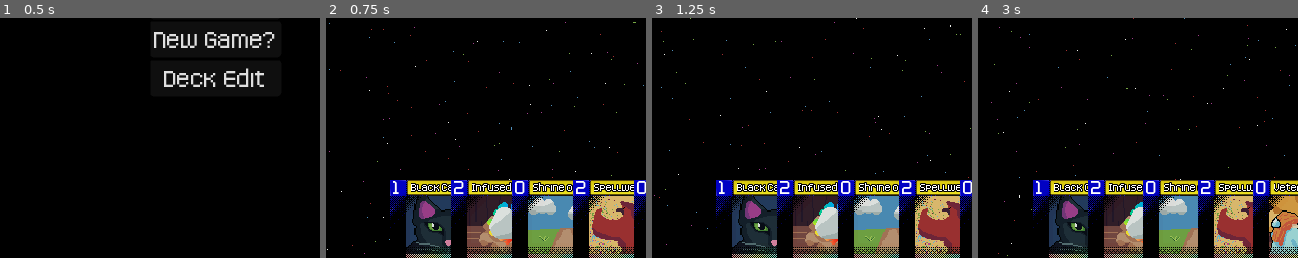
Above: before the commit, frames 1-4 (left to right).
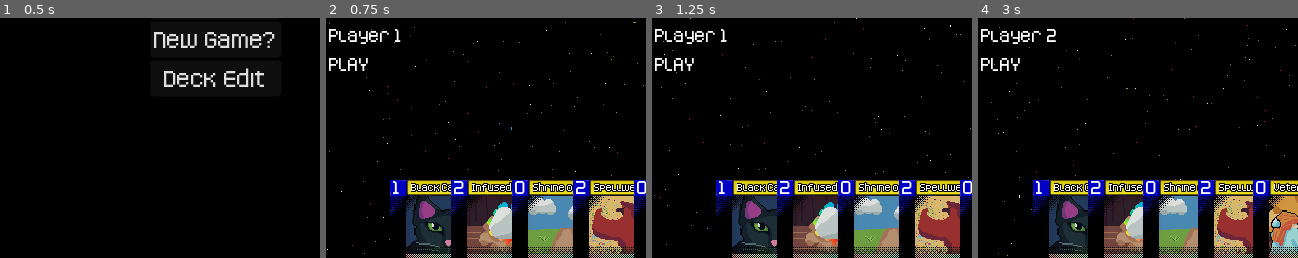
Above: after the commit, the same moments.

Repository: ColbySchexnayder/mana-stream
Game: Godot game, scene res://Scenes/titleScreen.tscn
Same seed, same stepped clock (60 frames per second), same inputs: the game is played once before the commit and once after it.
Inputs (mouse positions are % of the whole screen's width and height, from its top left):
- Up to frame 1 (0.5 s): no input
- Up to frame 2 (0.75 s): click "New Game?" at 0.5 s
- Up to frame 3 (1.25 s): no input
- Up to frame 4 (3 s): click (91, 82) at 1.25 s; click (9, 19) at 2 s; click "Pass?" at 2.75 s
The pictures show only the part of the screen within x 0-50%, y 50-100%; the shares and areas given below are measured in that part.

Frame 1 is identical in both runs. In frame 2, 0.7% of the frame differs, in the area x 0-24%, y 4-23%; in frame 3, 0.7%; in frame 4, 0.8%, in the area x 0-25%, y 4-23%.

Commit message:
card selection after attacks works again. Blocking still broke

Diff:
--- a/Cards/Card.gd
+++ b/Cards/Card.gd
@@ -164,6 +164,7 @@
 func _on_attack_button_pressed() -> void:
 	GmManager.emit_signal("_card_attack", self)
 	attacking()
+	#GmManager.emit_signal("_card_select", self)
 
 
 func _on_block_button_pressed() -> void:
--- a/Cards/CardScripts/BriarPatch.gd
+++ b/Cards/CardScripts/BriarPatch.gd
@@ -30,6 +30,7 @@
 	if !revealed and currentPosition == Card.position.IN_MANA:
 		if card.owner != owner:
 			GmManager.emit_signal("_interrupt", self)
+			#doesn't work await GmManager._interrupt_resolved
 
 func pass_interrupt():
 	pass
--- a/Scenes/Duel.tscn
+++ b/Scenes/Duel.tscn
@@ -293,6 +293,26 @@
 offset_right = 638.0
 offset_bottom = 482.0
 
+[node name="TurnLabel" type="RichTextLabel" parent="Control"]
+layout_mode = 0
+offset_left = 3.0
+offset_top = 246.0
+offset_right = 101.0
+offset_bottom = 271.0
+mouse_filter = 2
+theme = ExtResource("7_o1sjj")
+text = "Turn 1"
+
+[node name="PhaseLabel" type="RichTextLabel" parent="Control"]
+layout_mode = 0
+offset_left = 3.0
+offset_top = 275.0
+offset_right = 122.0
+offset_bottom = 302.0
+mouse_filter = 2
+theme = ExtResource("7_o1sjj")
+text = "Play Phase"
+
 [node name="AI" type="Node" parent="."]
 script = ExtResource("10_qiwog")
 
--- a/Scenes/ai_manager.gd
+++ b/Scenes/ai_manager.gd
@@ -25,9 +25,10 @@
 #TODO: Seriously don't ignore this
 func ai_turn():
 	if GmManager.currentPhase == GmManager.phase.REFRESH:
-		ai_hand[0].mana()
-		ai_mana_zone[0].mana()
-		await GmManager.emit_signal("_card_keep", ai_summon_zone[0])
+		if !ai_summon_zone.is_empty():
+			ai_hand[0].mana()
+			ai_mana_zone[0].mana()
+			await GmManager.emit_signal("_card_keep", ai_summon_zone[0])
 		GmManager.emit_signal("_change_phase")
 	if GmManager.currentPhase == GmManager.phase.PLAY:
 		if !ai_summon_zone.is_empty():
--- a/Scenes/duel.gd
+++ b/Scenes/duel.gd
@@ -54,6 +54,9 @@
 @onready var p_2_deck_holder: Control = $P2DeckHolder
 
 @onready var interrupt_choice: Control = $Control/InterruptChoice
+
+@onready var turn_label: RichTextLabel = $Control/TurnLabel
+@onready var phase_label: RichTextLabel = $Control/PhaseLabel
 
 @onready var ai: AI_Manager = $AI
 
@@ -155,6 +158,8 @@
 	p_2_summon_zone.add_theme_constant_override("separation", p2SummonSeperationRatio)
 
 	p_2_mana.text = str(p2AvailableMana) + "/" + str(p2TotalMana)
+	turn_label.text = "Player " + str(currentTurn)
+	phase_label.text = str(GmManager.phase.keys()[GmManager.currentPhase])
 
 func card_to_mana(card):
 	if card.cardOwner == 1:
@@ -192,7 +197,7 @@
 			card.card_front.visible = false
 			card.card_back.visible = true
 
-
+#Attack and AI block are both selecting cards
 func card_select(card):
 	if (card.cardOwner == 2 and !card.revealed):
 		return
@@ -211,19 +216,22 @@
 		card.card_art.scale.x = 1
 		card.card_art.scale.y = 1
 		if card.cardOwner == 1:
-			if card.currentPosition == card.position.IN_HAND and GmManager.currentPhase == GMManager.phase.PLAY:
-				card.summon_button.visible = true
-				card.mana_button.visible = true
-			if card.currentPosition == card.position.IN_SUMMON:
-				if GmManager.currentPhase == GmManager.phase.PLAY and !card.exhausted:
-					if !attacking:
-						card.attack_button.visible = true
-					elif currentTurn != 1:
+			if currentTurn == 1:
+				if card.currentPosition == card.position.IN_HAND and GmManager.currentPhase == GMManager.phase.PLAY:
+					card.summon_button.visible = true
+					card.mana_button.visible = true
+				if card.currentPosition == card.position.IN_SUMMON:
+					if GmManager.currentPhase == GmManager.phase.PLAY and !card.exhausted:
+						if !attacking:
+							card.attack_button.visible = true
+					elif GmManager.currentPhase == GmManager.phase.REFRESH and !card.paid and currentTurn == 1:
+						card.keep_button.visible = true
+				if card.currentPosition == card.position.IN_MANA and !card.exhausted:
+					card.mana_button.visible = true
+			else:
+				if card.currentPosition == card.position.IN_SUMMON:
+					if GmManager.currentPhase == GmManager.phase.PLAY and !card.exhausted:
 						card.block_button.visible = true
-				elif GmManager.currentPhase == GmManager.phase.REFRESH and !card.paid and currentTurn == 1:
-					card.keep_button.visible = true
-			if card.currentPosition == card.position.IN_MANA and !card.exhausted:
-				card.mana_button.visible = true
 			if card.currentPosition == card.position.IN_DECK:
 				card.destroy(card)#card.call_deferred("queue_free")
 
@@ -344,20 +352,23 @@
 	attacking = true
 	if currentTurn == 1:
 		if player2summon.size() == 0:
-			attacking = false
+
 			GmManager.emit_signal("_card_exhaust", card)
 			p2Health -= card.attack
 			p_2_life.text = str(p2Health)
+			GmManager.emit_signal("_block_resolved")
+			attacking = false
 			if p2Health == 0:
 				pass #TODO GAME VICTORY CODE HERE
 			return
 		ai.choose_defense(card)
 	if currentTurn == 2 and player1summon.size() == 0:
-		attacking = false
 		GmManager.emit_signal("_card_exhaust", card)
 
 		health -= card.attack
 		p_1_life.text = str(health)
+		GmManager.emit_signal("_block_resolved")
+		attacking = false
 		if health == 0:
 			pass #TODO GAME OVER CODE HERE
 		return
@@ -372,7 +383,7 @@
 		card.destroy(1)
 	if (card.attack > attackingCard.health):
 		attackingCard.destroy(1)
-	card_select(card)
+#	card_select(card)
 	attacking = false
 	GmManager.emit_signal("_block_resolved")
 
--- a/Scripts/GMManager.gd
+++ b/Scripts/GMManager.gd
@@ -12,6 +12,7 @@
 var currentPhase = phase.PLAY
 
 signal _card_select(card: Card)
+signal _clear_selection()
 
 signal _card_to_mana(card: Card)
 signal _card_exhaust(card: Card)
